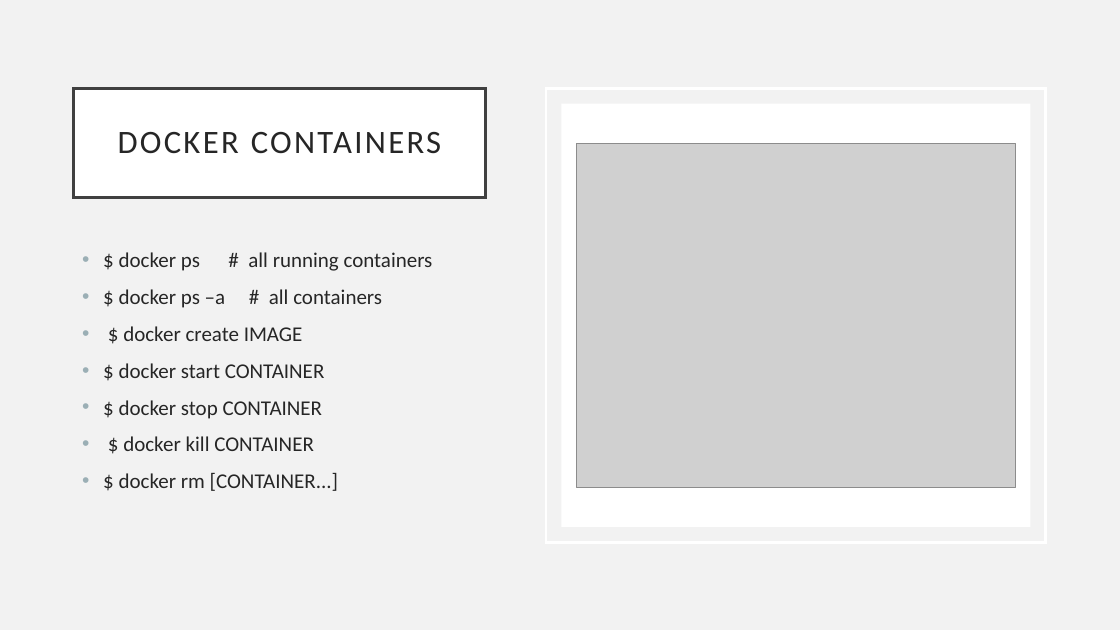
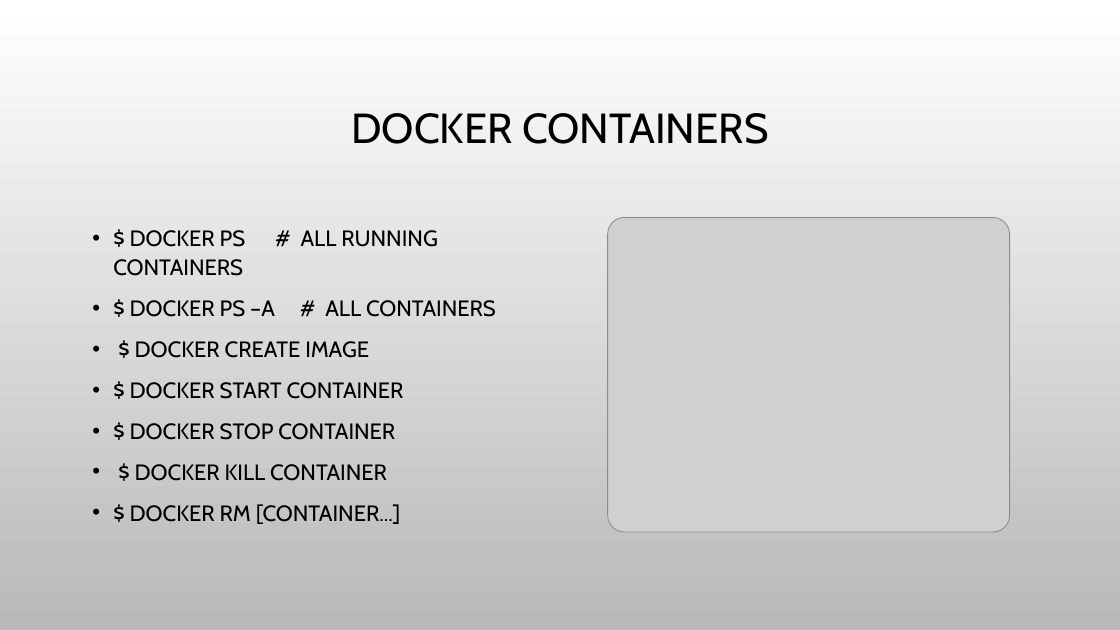
Before and after one commit to marilynwaldman/course, a slide deck: slide 17 of Learning Environment/Virtual Environment/01-VMandDocker.pptx. Drawn at 1120x630 pixels with LibreOffice and Linux fonts; fonts in the diff are those of the drawing; grey boxes stand for pictures; background and template pictures are left out. Boxes give left, top, right and bottom in pixels: in the first picture for what was removed or moved away, otherwise in the second. Text is boxed around its words. In the diff, an @@ line names an element or a change of style, - is before the commit and + after.

```diff
--- a/Learning Environment/Virtual Environment/01-VMandDocker.pptx
+++ b/Learning Environment/Virtual Environment/01-VMandDocker.pptx
@@ background #F2F2F2 to picture (left out) @@
@@ title "DOCKER CONTAINERS": place and size @@
-title "DOCKER CONTAINERS" at <box>74,88,486,197</box>
+title "DOCKER CONTAINERS" at <box>351,113,768,144</box>
@@ title "DOCKER CONTAINERS" at <box>351,113,768,144</box>: size 28 to 36 pt, font Calibri to Cabin, text colour #262626 to #000000, letter spacing 2 to 0 pt; fill #FFFFFF to none; outline #404040 2.5 pt to none @@
@@ rectangle removed at <box>546,88,1046,542</box> @@
@@ rectangle removed at <box>561,103,1030,527</box> @@
@@ text at <box>113,230,496,524</box>: text changed; size 18 to 19 pt; font Calibri to Cabin; text colour #262626 to #000000 @@
-• $ docker ps # all running containers
-• $ docker ps –a # all containers
-• $ docker create IMAGE
-• $ docker start CONTAINER
-• $ docker stop CONTAINER
-• $ docker kill CONTAINER
-• $ docker rm [CONTAINER...]
+• $ DOCKER PS # ALL RUNNING CONTAINERS
+• $ DOCKER PS –A # ALL CONTAINERS
+• $ DOCKER CREATE IMAGE
+• $ DOCKER START CONTAINER
+• $ DOCKER STOP CONTAINER
+• $ DOCKER KILL CONTAINER
+• $ DOCKER RM [CONTAINER...]
@@ picture: place and size @@
-picture at <box>576,144,1016,487</box>
+picture at <box>607,218,1010,532</box>
```
Also in this commit, not shown: 14 other slides changed, 2 slides added, 2 slides removed, 1 other file.
